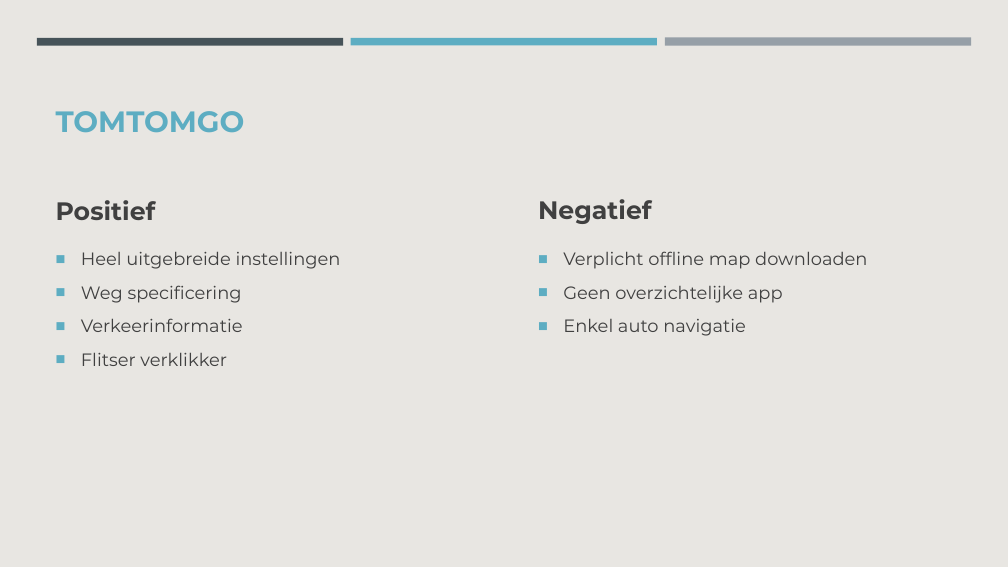
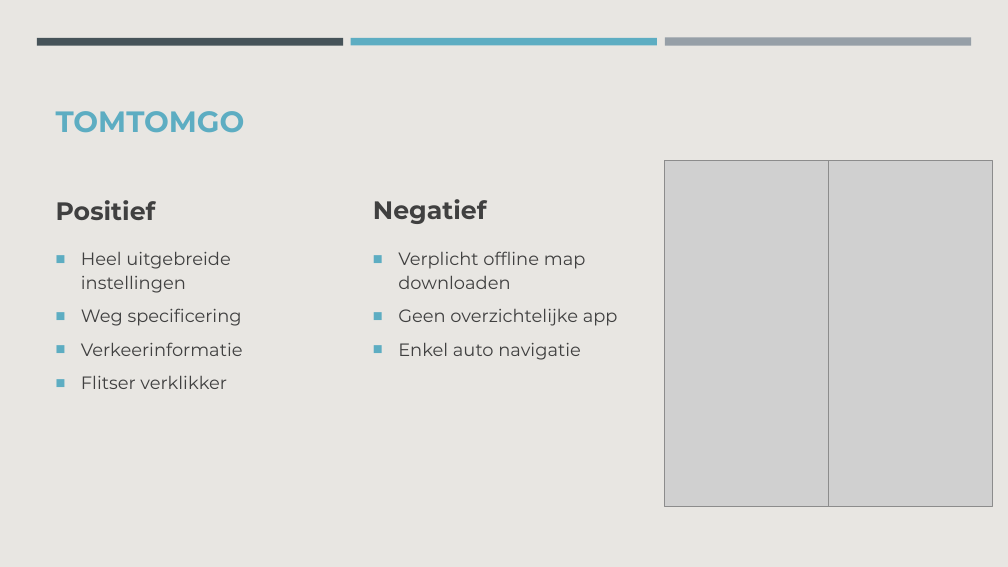
Before and after one commit to IndyBoss/gps-comparison, a slide deck: slide 6 of GPS vergelijking.pptx. Drawn at 1008x567 pixels with LibreOffice and Linux fonts; fonts in the diff are those of the drawing; grey boxes stand for pictures. Boxes give left, top, right and bottom in pixels: in the first picture for what was removed or moved away, otherwise in the second. Text is boxed around its words. In the diff, an @@ line names an element or a change of style, - is before the commit and + after.

```diff
--- a/GPS vergelijking.pptx
+++ b/GPS vergelijking.pptx
@@ picture added at (665,161,829,507) @@
@@ picture added at (829,161,993,507) @@
@@ text "Negatief": place and size @@
-text "Negatief" at (538,199,652,224)
+text "Negatief" at (373,199,487,224)
@@ text "Heel uitgebreide instellingen" rewrapped from (81,251,341,366) to (81,251,243,389) @@
@@ text "Verplicht offline map downloaden" rewrapped from (563,251,867,336) to (398,251,618,360) @@
```
Also in this commit, not shown: 3 other slides changed.
